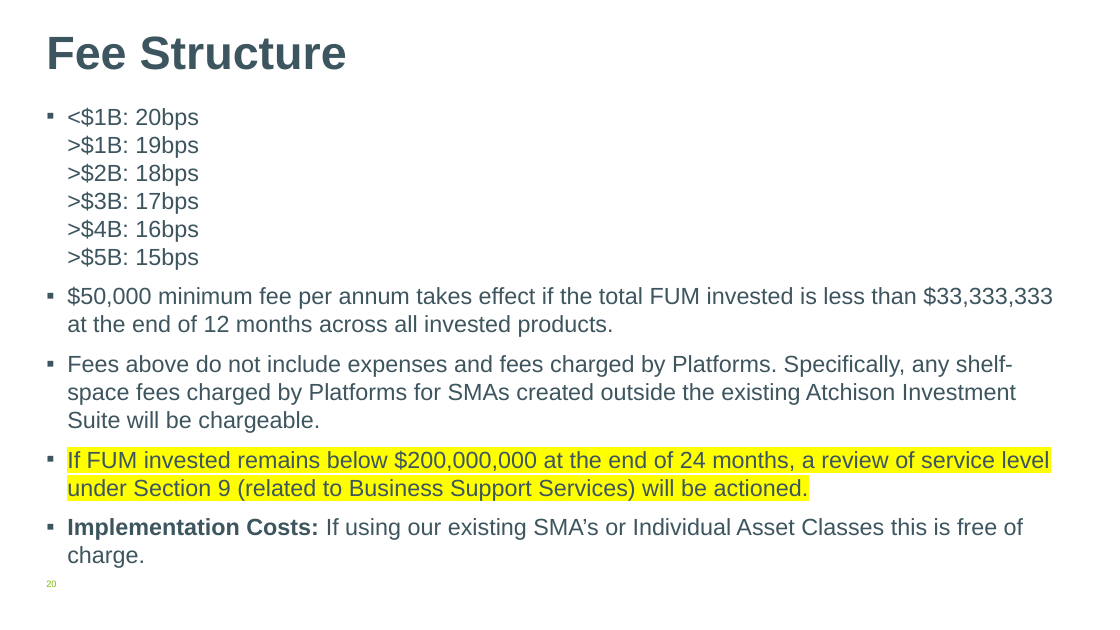
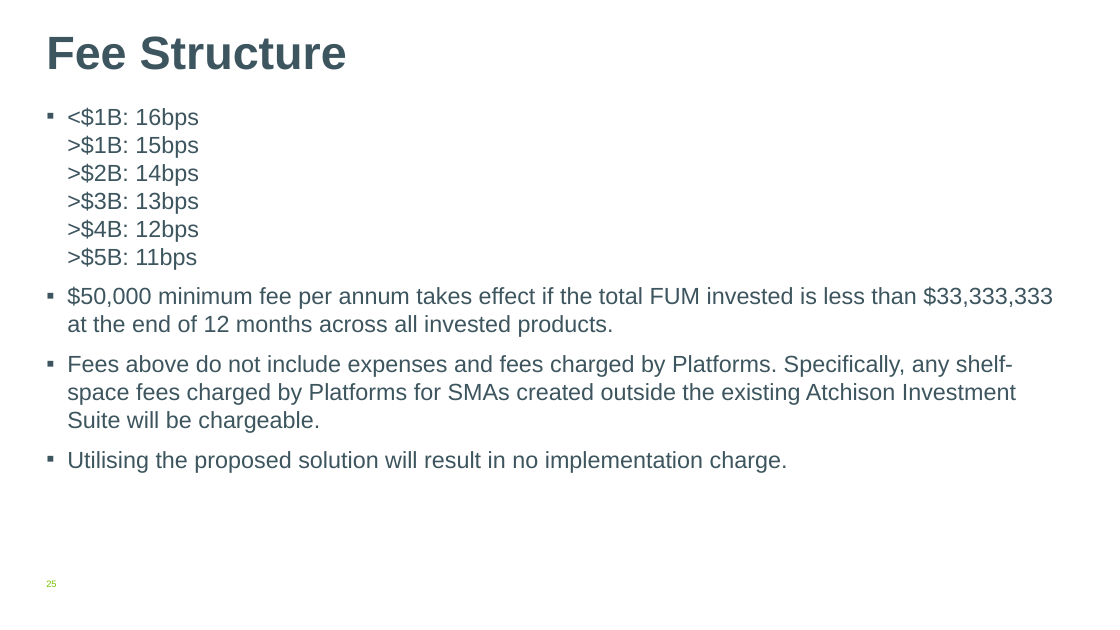
Before and after one commit to AtchisonClients/atchisonclients.github.io, a slide deck: slide 25 of assetsHTML/EMFS/EMFS-Atchison.pptx (slide 20 before the commit). Drawn at 1120x630 pixels with LibreOffice and Linux fonts; fonts in the diff are those of the drawing; background and template pictures are left out. Boxes give left, top, right and bottom in pixels: in the first picture for what was removed or moved away, otherwise in the second. Text is boxed around its words. In the diff, an @@ line names an element or a change of style, - is before the commit and + after.

```diff
--- a/assetsHTML/EMFS/EMFS-Atchison.pptx
+++ b/assetsHTML/EMFS/EMFS-Atchison.pptx
@@ text at box(67, 107, 199, 270): text changed @@
-▪ <$1B: 20bps
-  >$1B: 19bps
-  >$2B: 18bps
-  >$3B: 17bps
-  >$4B: 16bps
-  >$5B: 15bps
+▪ <$1B: 16bps
+  >$1B: 15bps
+  >$2B: 14bps
+  >$3B: 13bps
+  >$4B: 12bps
+  >$5B: 11bps
@@ text at box(67, 451, 788, 473): text changed @@
-▪ If FUM invested remains below $200,000,000 at the end of 24 months, a review of service level under Section 9 (related to Business Support Services) will be actioned.
-▪ Implementation Costs: If using our existing SMA’s or Individual Asset Classes this is free of charge.
+▪ Utilising the proposed solution will result in no implementation charge.
```
Also in this commit, not shown: 8 other slides changed, 5 slides added.
